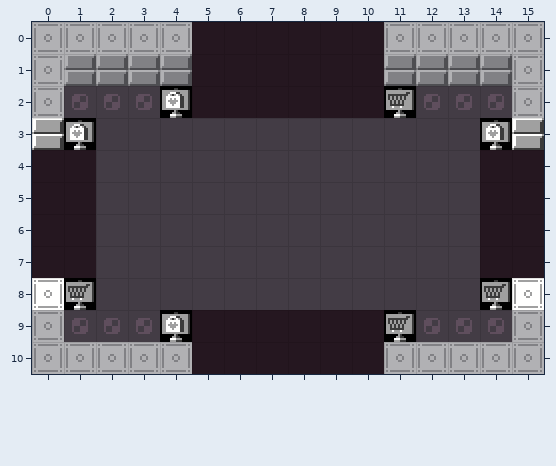
Tiled map: art/rooms/Blocking_Chamber.tmx. The first picture shows the starting point.
Cells are 16x16 px. Shown: x 0..15, y 0..10.
After the commit:
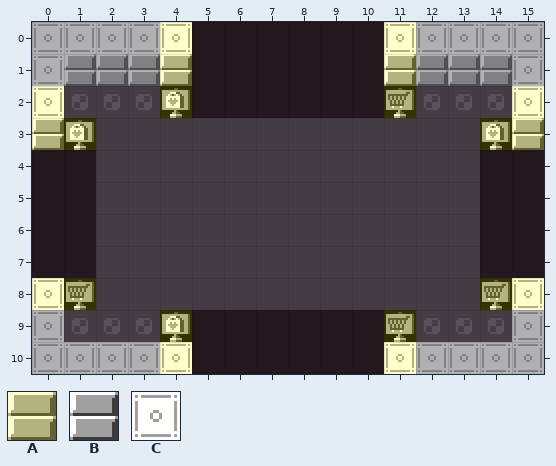
Key: from "Attributes": A 2; from "MapTiles": B 4 "map", C 5 "map".
_ is an empty cell, . an unchanged one.
See-through tiles are keyed as they look on the map.
What changed:
--- layer "Shop - West/Base"
@@ x 0..0 @@
- 2 _
- 3 _
+ 2 C
+ 3 B
@@ x 0..0 @@
- 8 _
+ 8 C
--- layer "Shop - West/Attributes"
@@ x 0..1 @@
- 2 _.
- 3 __
+ 2 A.
+ 3 AA
@@ x 0..1 @@
- 8 __
+ 8 AA
--- layer "Shop - East/Base"
@@ x 15..15 @@
- 2 _
- 3 _
+ 2 C
+ 3 B
@@ x 15..15 @@
- 8 _
+ 8 C
--- layer "Shop - East/Attributes"
@@ x 14..15 @@
- 2 ._
- 3 __
+ 2 .A
+ 3 AA
@@ x 14..15 @@
- 8 __
+ 8 AA
--- layer "Shop - South/Base"
@@ x 4..11 @@
-10 _......_
+10 C......C
--- layer "Shop - South/Attributes"
@@ x 4..11 @@
- 9 _......_
-10 _......_
+ 9 A......A
+10 A......A
--- layer "Shop - North/Base"
@@ x 4..11 @@
- 0 _......_
- 1 _......_
+ 0 C......C
+ 1 B......B
--- layer "Shop - North/Attributes"
@@ x 4..11 @@
- 0 _......_
- 1 _......_
- 2 _......_
+ 0 A......A
+ 1 A......A
+ 2 A......A
Pixel boxes of the changes (left, top, right, bottom) in both pictures:
added: (160, 22, 192, 118)
added: (384, 22, 416, 118)
added: (32, 86, 96, 150)
added: (480, 86, 544, 150)
added: (32, 278, 96, 310)
added: (480, 278, 544, 310)
added: (160, 310, 192, 374)
added: (384, 310, 416, 374)
